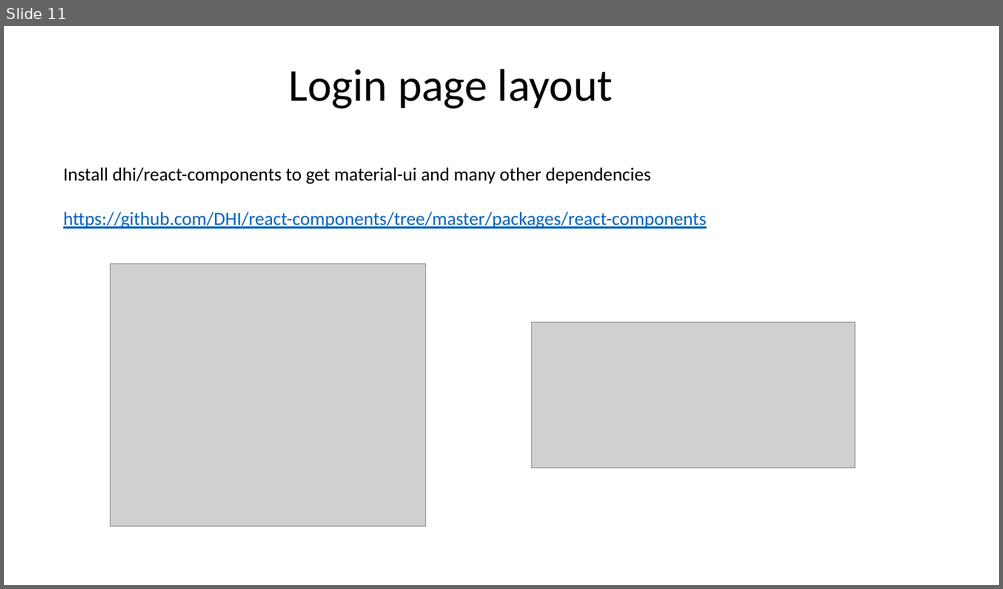
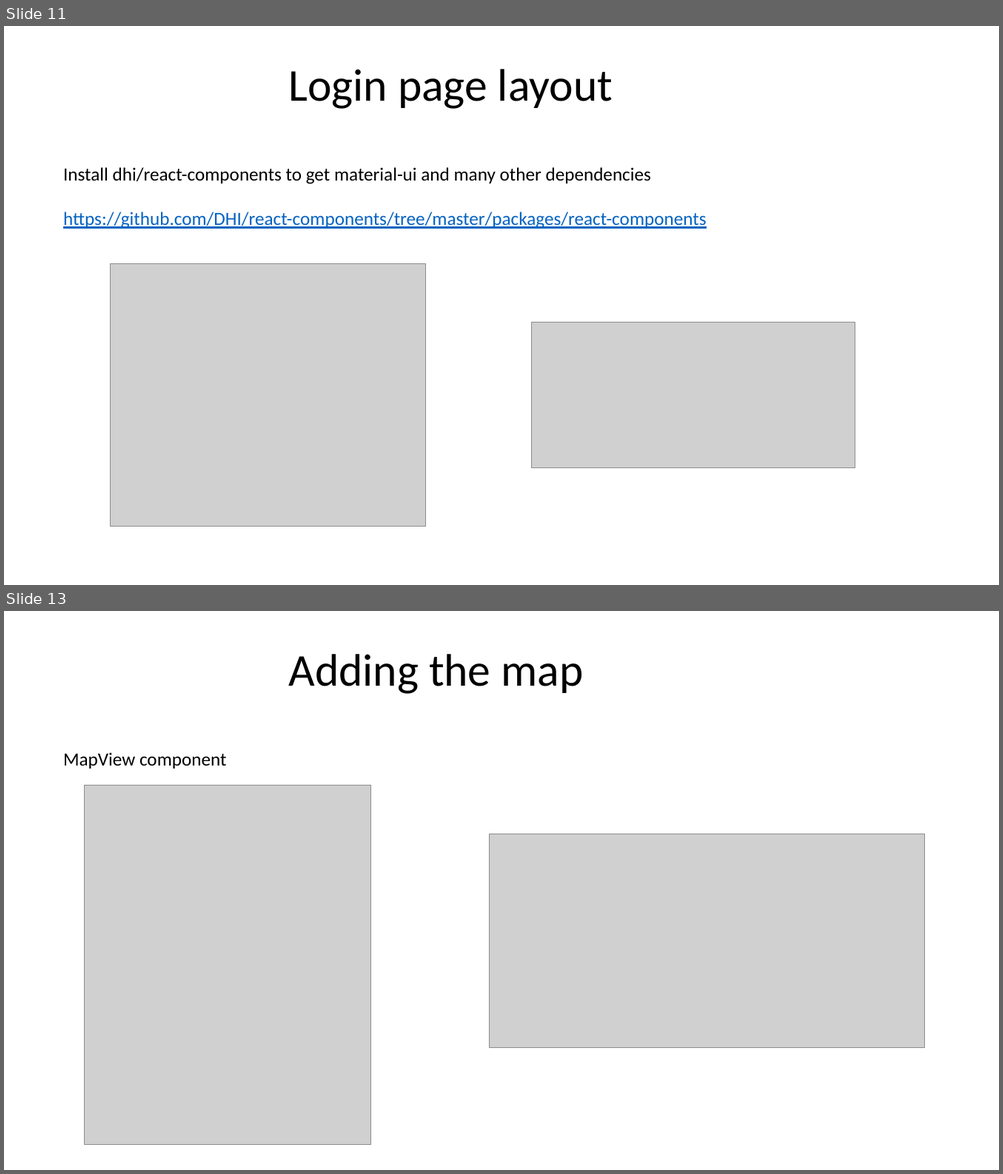
Before and after one commit to DHI/DomainServicesCourse, a slide deck: Presentations/DS-course-4-frontend.pptx. Shown one above the other, each under a label of ours: slide 11 before the commit, slides 11 and 13 after it; the slides between them are not shown. The pictures are 1003x589 and 1003x1174 pixels, drawn with LibreOffice and Linux fonts; fonts in the diff are those of the drawing; grey boxes stand for pictures. Boxes give left, top, right and bottom in pixels: in the first picture for what was removed or moved away, otherwise in the second. Text is boxed around its words. In the diff, an @@ line names an element or a change of style, - is before the commit and + after.

```diff
--- a/Presentations/DS-course-4-frontend.pptx
+++ b/Presentations/DS-course-4-frontend.pptx
@@ slide 13 added at box(4, 611, 999, 1170), background #FFFFFF @@
@@ text added at box(288, 654, 583, 694), 44 pt, text #000000 @@
+Adding the map
@@ text added at box(63, 752, 227, 769), 18 pt, text #000000 @@
+MapView component
@@ picture added at box(84, 786, 371, 1145) @@
@@ picture added at box(489, 834, 925, 1048) @@
```
Also in this commit, not shown: 3 other slides added, 7 other files.
